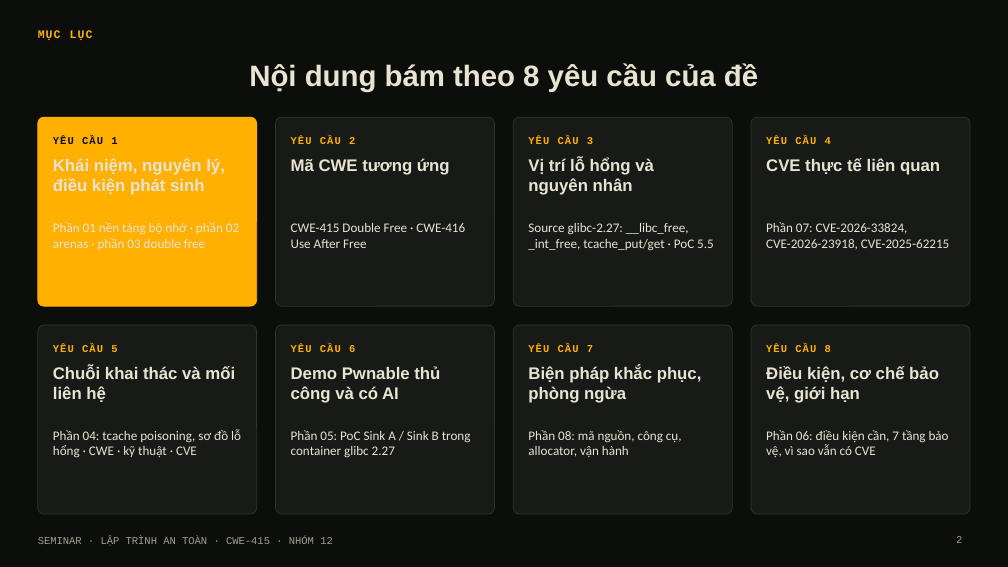
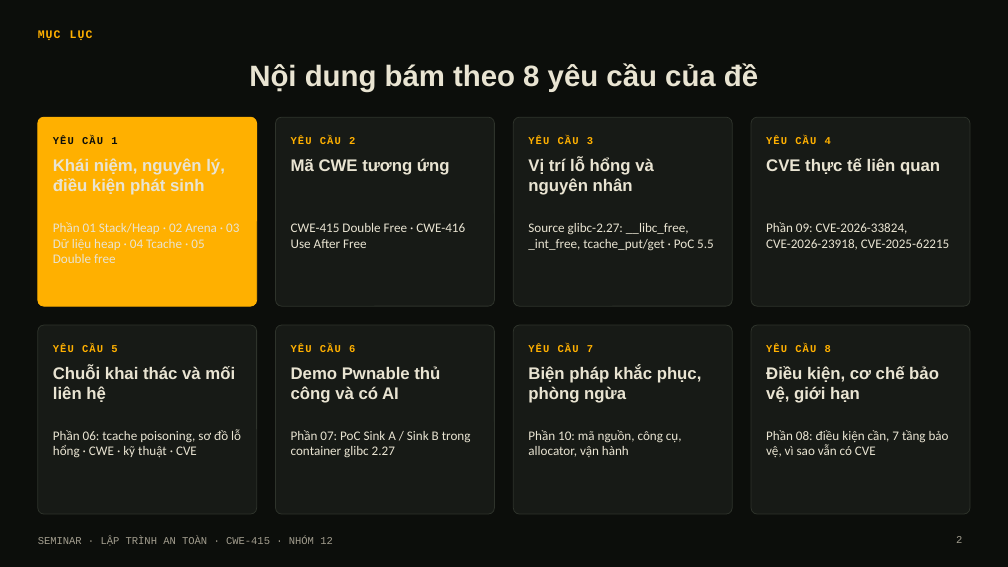
Before and after one commit to Nhan-Laptop/Heap-Double-Free-Attack, a slide deck: slide 2 of Heap-Double-Free-Attack.pptx. Drawn at 1008x567 pixels with LibreOffice and Linux fonts; fonts in the diff are those of the drawing. Boxes give left, top, right and bottom in pixels: in the first picture for what was removed or moved away, otherwise in the second. Text is boxed around its words. In the diff, an @@ line names an element or a change of style, - is before the commit and + after.

Commit message:
build.js: tach phan arena/chunk/tcache theo dung muc readme, gon lai arena
- Them dashed-line cho 2 diagram dung net dut trong readme (3.2, 3.3)
- Ve lai diagram tcache_perthread_struct (4-c) theo dia chi heap thuc te
  thay vi mo hinh "ngan keo" truu tuong
- Tach "02 Arenas" (truoc gom luon chunk/malloc/bins/tcache) thanh 4
  phan rieng: 02 Arenas, 03 Du lieu tren heap, 04 Tcache - dung muc so
  nhu readme
- Gon noi dung arena tu 6 slide xuong 1 slide tom tat (khong phai
  trong tam seminar)
- Danh so lai cac phan con lai (05-10) va cap nhat muc luc, dividers,
  tham chieu noi bo cho khop

```diff
--- a/Heap-Double-Free-Attack.pptx
+++ b/Heap-Double-Free-Attack.pptx
@@ text at <box>53,222,239,263</box>: text changed @@
-Phần 01 nền tảng bộ nhớ · phần 02 arenas · phần 03 double free
+Phần 01 Stack/Heap · 02 Arena · 03 Dữ liệu heap · 04 Tcache · 05 Double free
@@ text at <box>766,222,949,250</box>: text changed @@
-Phần 07: CVE-2026-33824, CVE-2026-23918, CVE-2025-62215
+Phần 09: CVE-2026-33824, CVE-2026-23918, CVE-2025-62215
@@ text at <box>53,429,241,458</box>: text changed @@
-Phần 04: tcache poisoning, sơ đồ lỗ hổng · CWE · kỹ thuật · CVE
+Phần 06: tcache poisoning, sơ đồ lỗ hổng · CWE · kỹ thuật · CVE
@@ text at <box>291,430,471,458</box>: text changed @@
-Phần 05: PoC Sink A / Sink B trong container glibc 2.27
+Phần 07: PoC Sink A / Sink B trong container glibc 2.27
@@ text at <box>528,430,682,457</box>: text changed @@
-Phần 08: mã nguồn, công cụ, allocator, vận hành
+Phần 10: mã nguồn, công cụ, allocator, vận hành
@@ text at <box>766,430,949,457</box>: text changed @@
-Phần 06: điều kiện cần, 7 tầng bảo vệ, vì sao vẫn có CVE
+Phần 08: điều kiện cần, 7 tầng bảo vệ, vì sao vẫn có CVE
```
Also in this commit, not shown: 12 other slides changed, 3 slides added, 6 slides removed, 1 other file.
